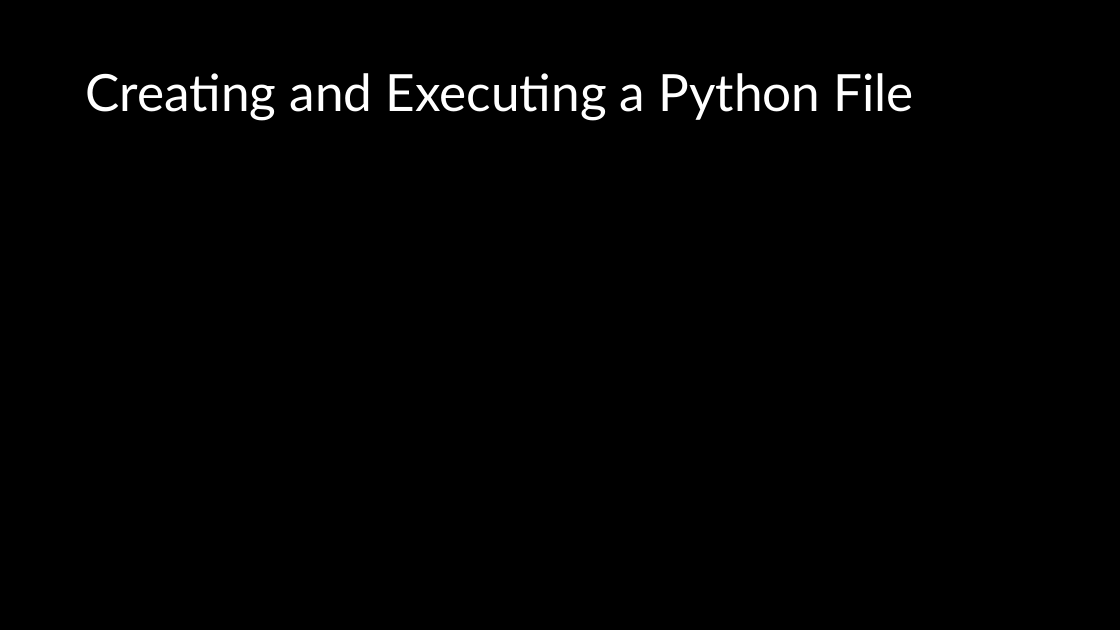
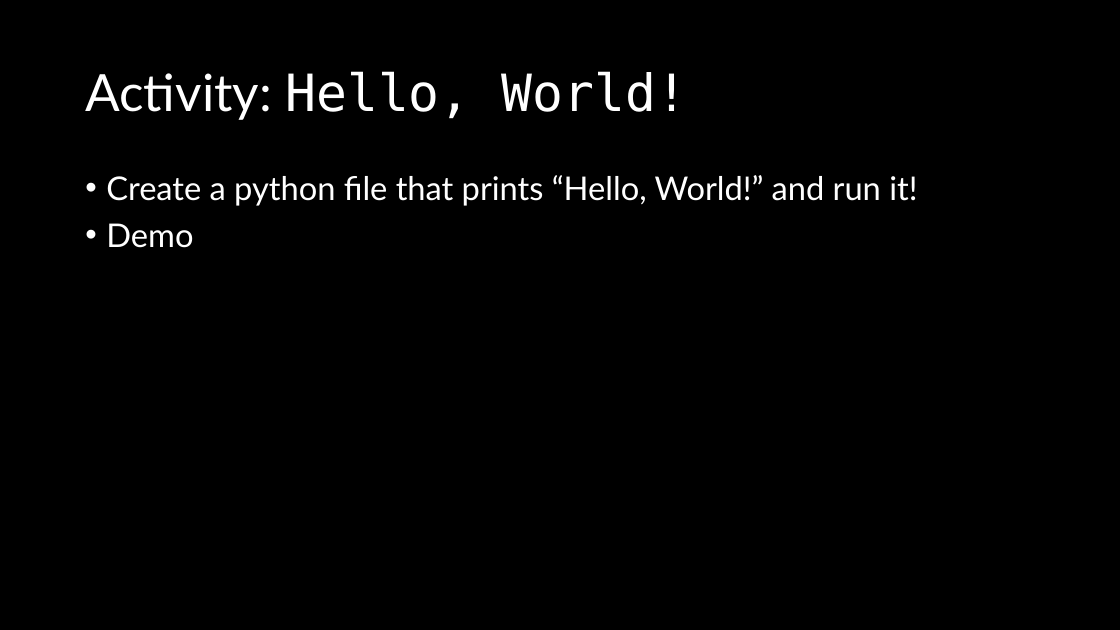
Before and after one commit to d-guh/computer-courses, a slide deck: slide 26 of lessons/00/lesson-00.pptx (slide 23 before the commit). Drawn at 1120x630 pixels with LibreOffice and Linux fonts; fonts in the diff are those of the drawing; background and template pictures are left out. Boxes give left, top, right and bottom in pixels: in the first picture for what was removed or moved away, otherwise in the second. Text is boxed around its words. In the diff, an @@ line names an element or a change of style, - is before the commit and + after.

Commit message:
feat(00): complete powerpoint

```diff
--- a/lessons/00/lesson-00.pptx
+++ b/lessons/00/lesson-00.pptx
@@ title at (85, 71, 687, 120): text changed; font Lato to DejaVu Sans Mono @@
-Creating and Executing a Python File
+Activity: Hello, World!
@@ text added at (106, 175, 917, 248), 28 pt, text #FFFFFF @@
+• Create a python file that prints “Hello, World!” and run it!
+• Demo
```
Also in this commit, not shown: 13 other slides changed, 4 slides added, 1 slide removed.
